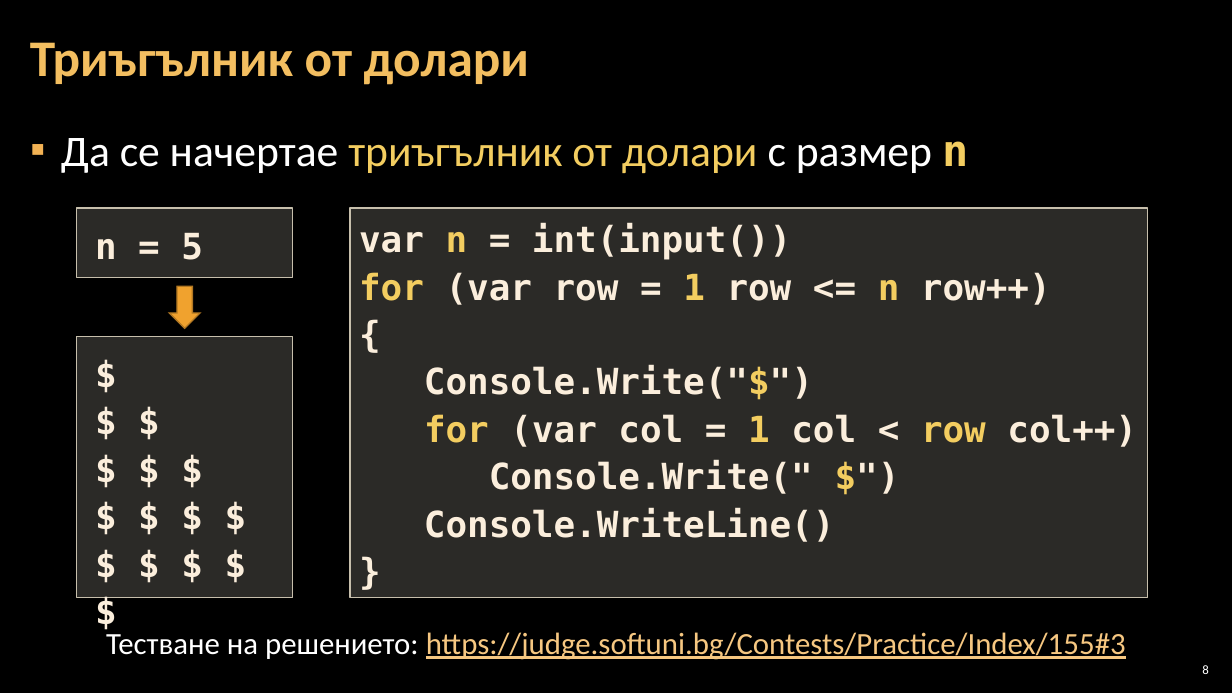
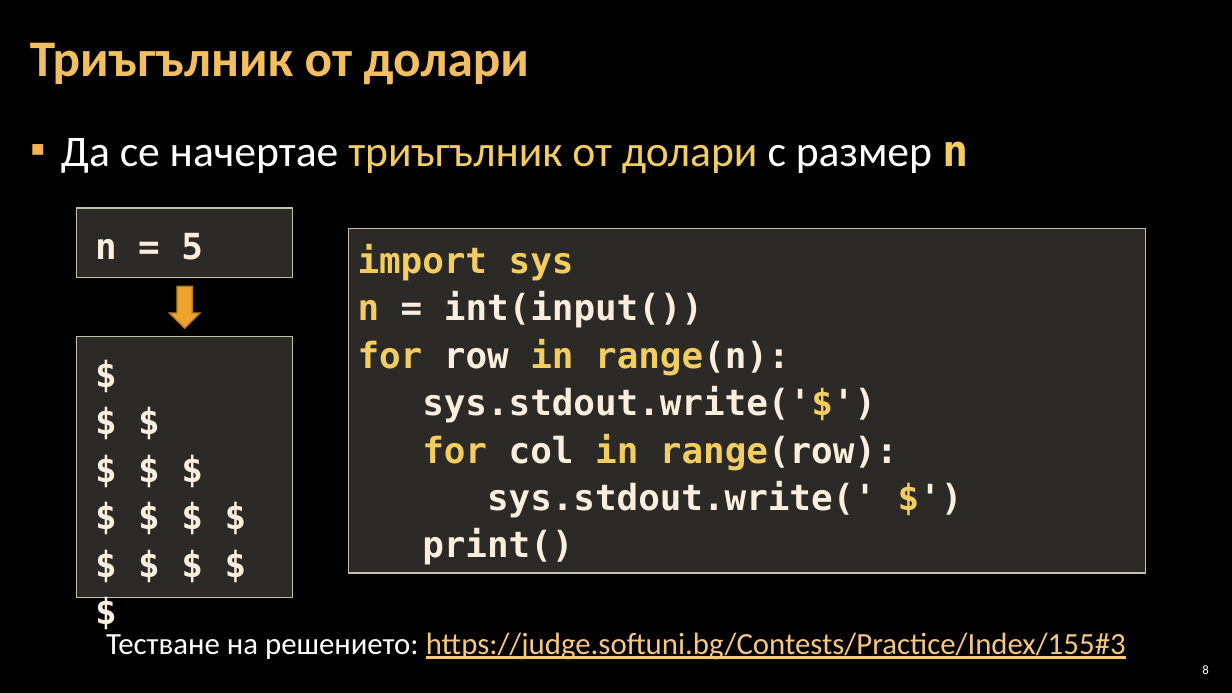
Before and after one commit to Software-University/Python-Basics, a slide deck: slide 8 of 6. Drawing-with-Loops/6. Drawing-with-Loops.pptx. Drawn at 1232x693 pixels with LibreOffice and Linux fonts; fonts in the diff are those of the drawing; background and template pictures are left out. Boxes give left, top, right and bottom in pixels: in the first picture for what was removed or moved away, otherwise in the second. Text is boxed around its words. In the diff, an @@ line names an element or a change of style, - is before the commit and + after.

```diff
--- a/6. Drawing-with-Loops/6. Drawing-with-Loops.pptx
+++ b/6. Drawing-with-Loops/6. Drawing-with-Loops.pptx
@@ rectangle "import sys" resized from (x1=350, y1=208, x2=1148, y2=598) to (x1=348, y1=228, x2=1146, y2=573) @@
@@ text in rectangle at (x1=358, y1=244, x2=898, y2=565): text changed @@
-var n = int(input())
-for (var row = 1 row <= n row++)
-{
-Console.Write("$")
-for (var col = 1 col < row col++)
-Console.Write(" $")
-Console.WriteLine()
-}
+import sys
+n = int(input())
+for row in range(n):
+sys.stdout.write('$')
+for col in range(row):
+sys.stdout.write(' $')
+print()
```
Also in this commit, not shown: 16 other slides changed, 13 other files.
